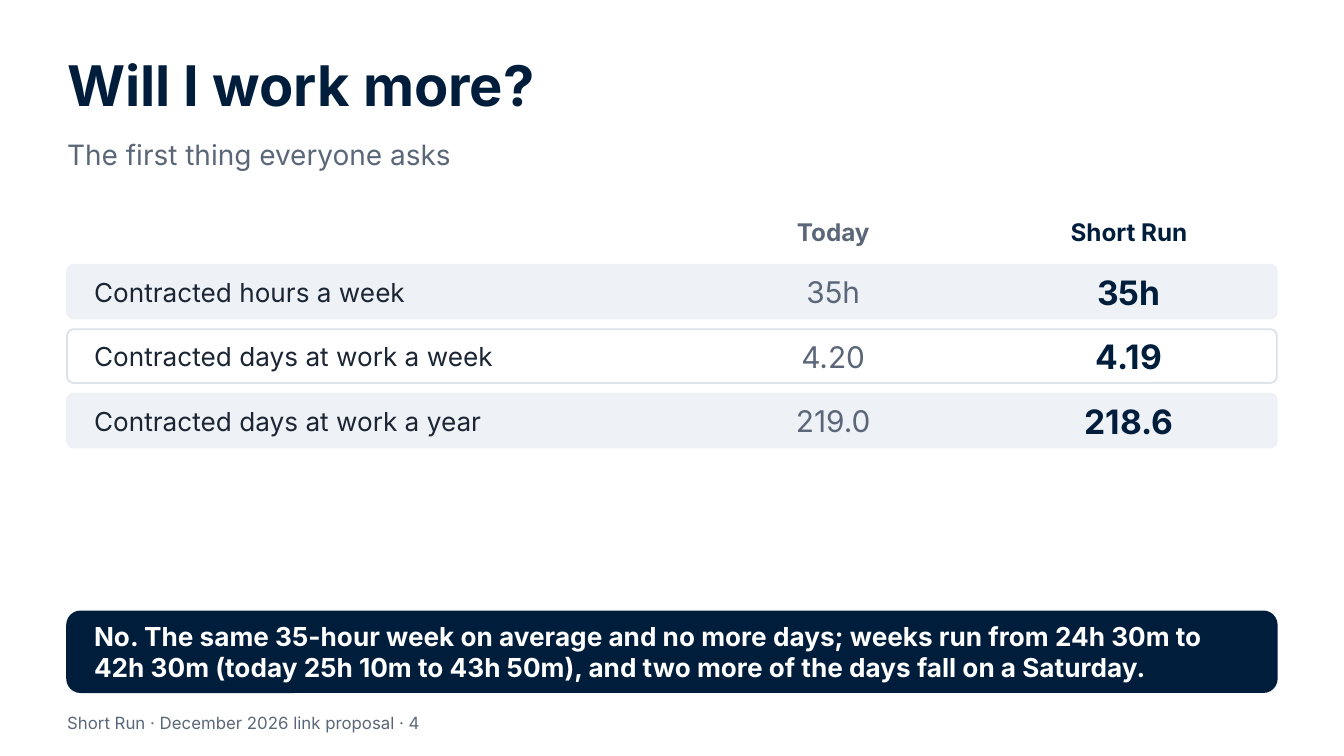
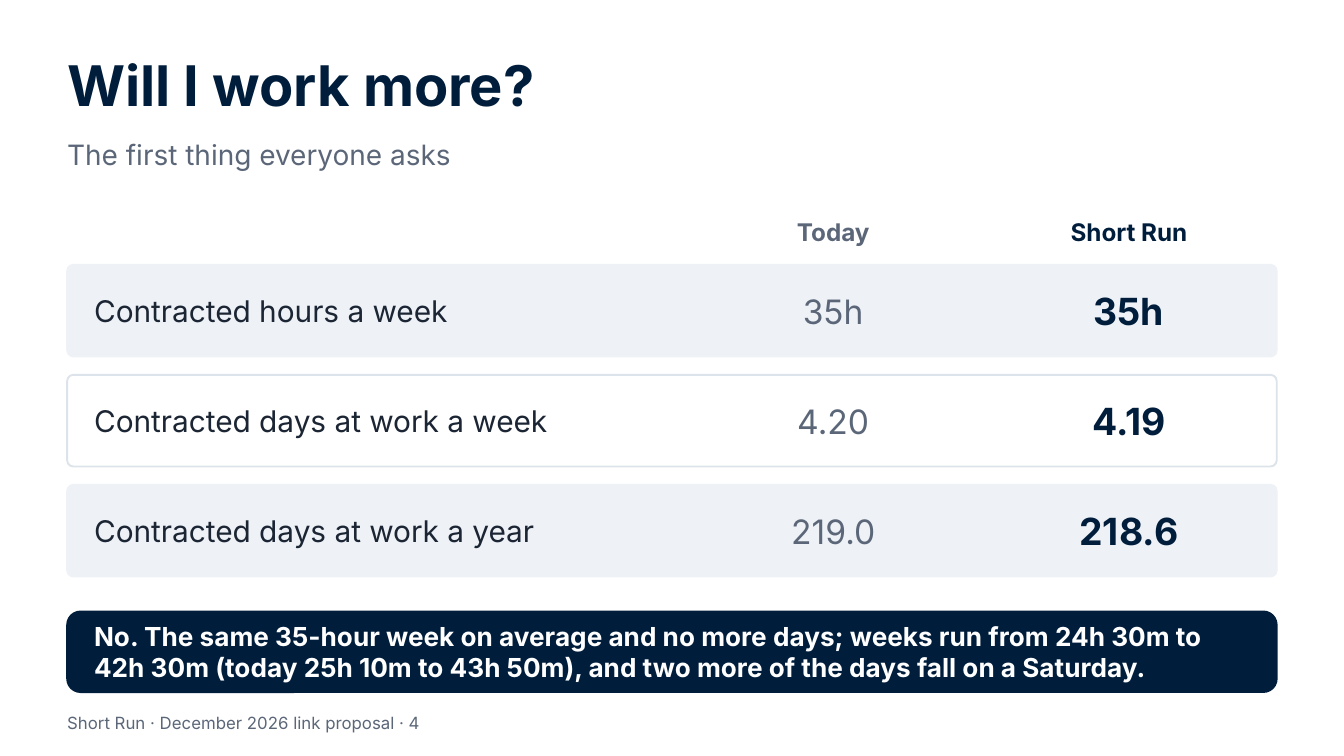
Before and after one commit to Garethdavidmiller/roster-app, a slide deck: slide 4 of docs/links-26/presentations/Short-Run-for-colleagues.pptx. Drawn at 1344x756 pixels with LibreOffice and Linux fonts; fonts in the diff are those of the drawing. Boxes give left, top, right and bottom in pixels: in the first picture for what was removed or moved away, otherwise in the second. Text is boxed around its words. In the diff, an @@ line names an element or a change of style, - is before the commit and + after.

```diff
--- a/docs/links-26/presentations/Short-Run-for-colleagues.pptx
+++ b/docs/links-26/presentations/Short-Run-for-colleagues.pptx
@@ rounded rectangle: place and size @@
-rounded rectangle at (67,265,1277,319)
+rounded rectangle at (67,265,1277,356)
@@ rounded rectangle: place and size @@
-rounded rectangle at (67,329,1277,383)
+rounded rectangle at (67,375,1277,466)
@@ text "Contracted days at work a ...": place and size @@
-text "Contracted days at work a ..." at (94,346,493,372)
+text "Contracted days at work a ..." at (94,410,547,439)
@@ text "4.20": place and size @@
-text "4.20" at (801,346,865,369)
+text "4.20" at (797,409,869,435)
@@ text "4.19": place and size @@
-text "4.19" at (1096,344,1162,370)
+text "4.19" at (1092,407,1165,436)
@@ proportions changed in 3 elements at (67,265,1277,356), (67,375,1277,466), (67,485,1277,577) @@
@@ rounded rectangle: place and size @@
-rounded rectangle at (67,394,1277,448)
+rounded rectangle at (67,485,1277,577)
@@ size 14 to 16 pt in 3 elements at (94,300,448,323), (94,410,547,439), (94,520,534,548) @@
@@ text "Contracted days at work a ...": place and size @@
-text "Contracted days at work a ..." at (94,411,481,437)
+text "Contracted days at work a ..." at (94,520,534,548)
@@ size 16 to 18 pt in 3 elements at (803,299,863,325), (797,409,869,435), (791,519,875,545) @@
@@ text "219.0": place and size @@
-text "219.0" at (796,410,871,432)
+text "219.0" at (791,519,875,545)
@@ size 18 to 20 pt in 3 elements at (1094,297,1165,326), (1092,407,1165,436), (1079,517,1178,546) @@
@@ text "218.6": place and size @@
-text "218.6" at (1084,409,1173,435)
+text "218.6" at (1079,517,1178,546)
```
Also in this commit, not shown: 5 other slides changed, 13 other files.
